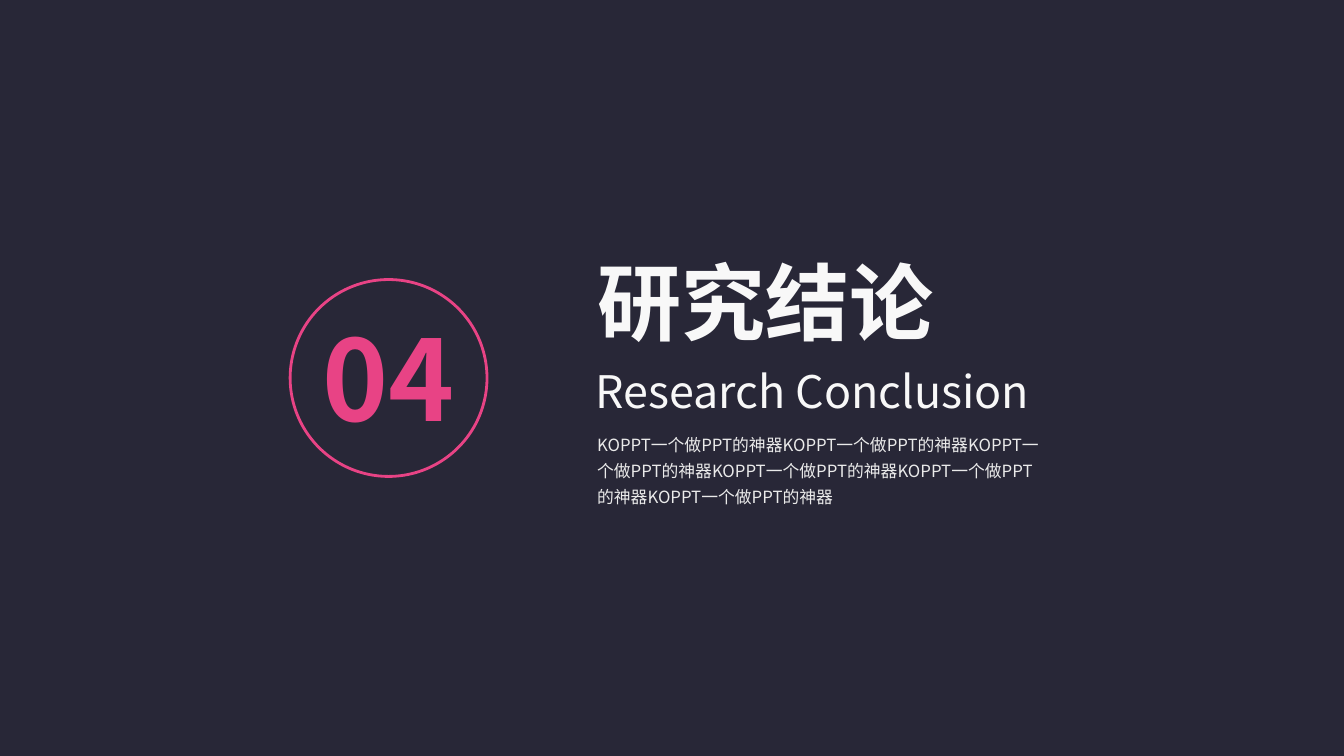
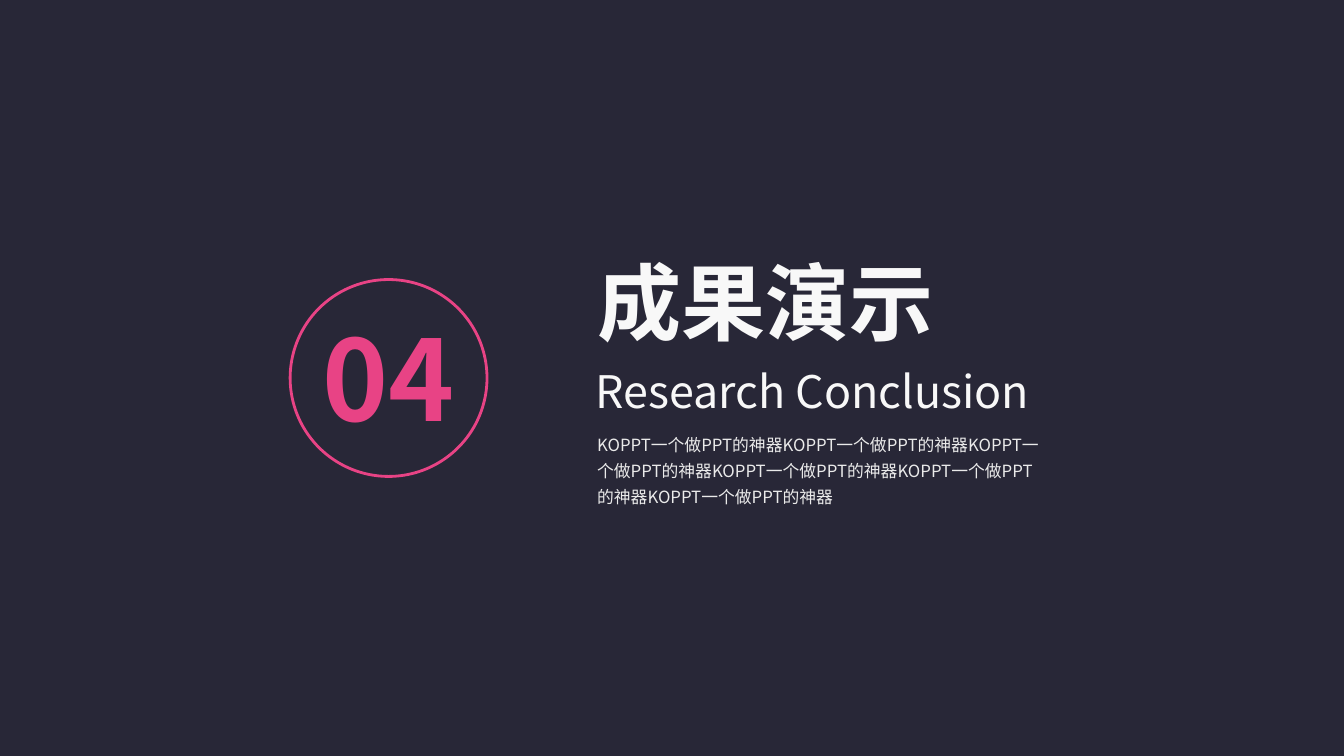
Before and after one commit to logic-basic/Graduation_Project, a slide deck: slide 20 of 答辩演示-党家翮.pptx (slide 17 before the commit). Drawn at 1344x756 pixels with LibreOffice and Linux fonts; fonts in the diff are those of the drawing. Boxes give left, top, right and bottom in pixels: in the first picture for what was removed or moved away, otherwise in the second. Text is boxed around its words. In the diff, an @@ line names an element or a change of style, - is before the commit and + after.

```diff
--- a/答辩演示-党家翮.pptx
+++ b/答辩演示-党家翮.pptx
@@ text at [597,262,933,343]: text changed @@
-研究结论
+成果演示
```
Also in this commit, not shown: 3 other slides changed, 14 slides added, 11 slides removed.
